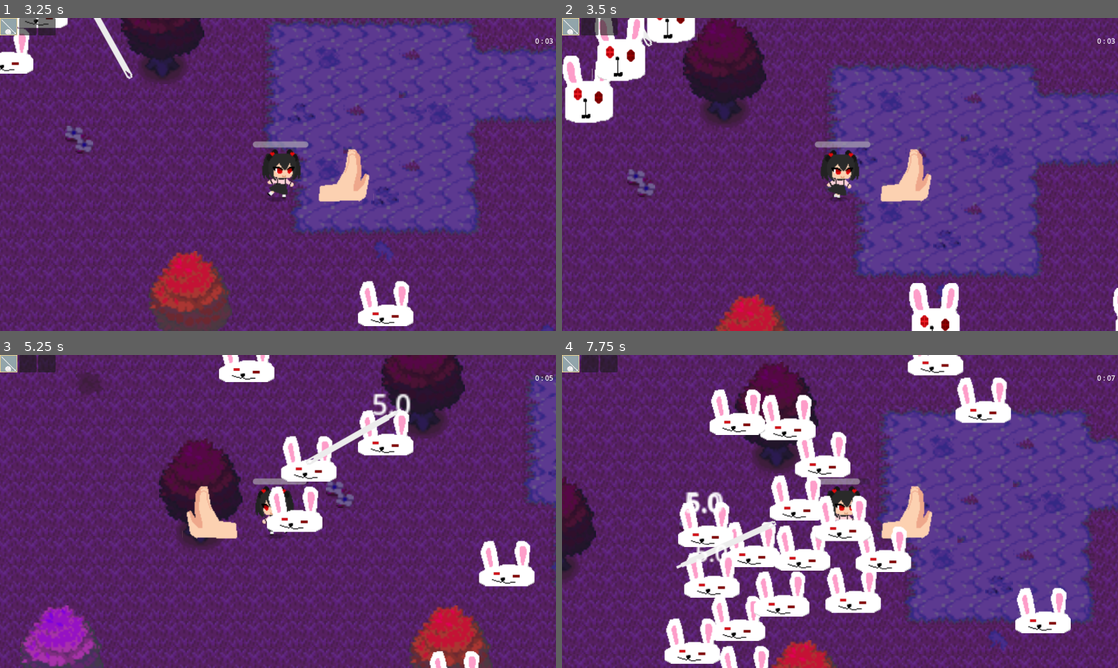
Above: before the commit, frames 1-4 (two rows, left to right).
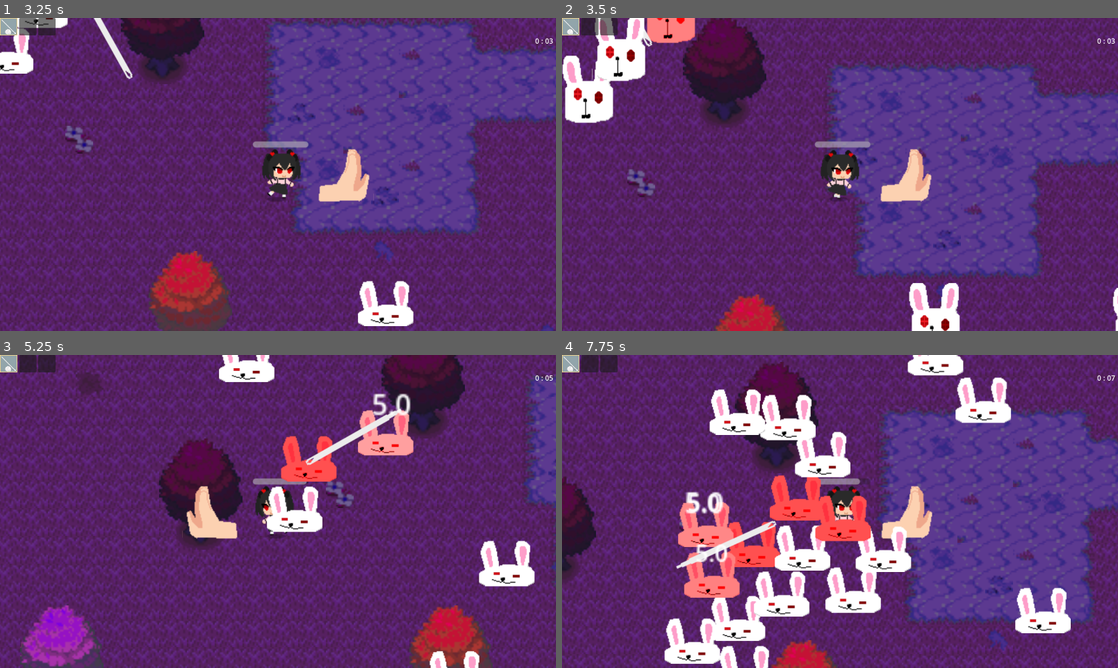
Above: after the commit, the same moments.

Repository: khli17/Plushie-Panic
Game: Godot game, scene res://game.tscn
Same seed, same stepped clock (60 frames per second), same inputs: the game is played once before the commit and once after it. The project has no main scene, so this scene is started directly.
Inputs:
- Up to frame 1 (3.25 s): hold D (move_right) 0.53-1.28 s; hold S (move_down) 1.28-2.03 s; hold D (move_right) 2.03-2.78 s; hold Up (move_up) from 2.78 s (still down)
- Up to frame 2 (3.5 s): keep holding Up (move_up)
- Up to frame 3 (5.25 s): release Up (move_up) at 3.53 s; hold Left (move_left) 3.53-5.03 s; hold S (move_down) from 5.03 s (still down)
- Up to frame 4 (7.75 s): release S (move_down) at 5.78 s; hold D (move_right) 5.78-6.53 s; hold Up (move_up) 6.53-7.28 s; hold D (move_right) from 7.28 s (still down)

Frame 1 is identical in both runs. In frame 2, 0.6% of the frame differs, in the area x 15-24%, y 0-8%; in frame 3, 2.0%; in frame 4, 4.7%, in the area x 20-56%, y 38-78%.

Commit message:
enemy hit effect!!

Diff:
--- a/plushie-panic/Enemies/bunny_enemy.gd
+++ b/plushie-panic/Enemies/bunny_enemy.gd
@@ -13,3 +13,9 @@
 		$BunnyAnimations.flip_h = true
 	elif velocity.x < 0:
 		$BunnyAnimations.flip_h = false
+
+#when enemy is hit, flashes red
+func apply_damage_flash():
+	var tween = get_tree().create_tween()
+	tween.tween_property($BunnyAnimations, "modulate", Color(3, 0.25, 0.25), 0.2)
+	tween.chain().tween_property($BunnyAnimations, "modulate", Color(1,1,1), 0.2)
--- a/plushie-panic/base_enemy.gd
+++ b/plushie-panic/base_enemy.gd
@@ -52,6 +52,7 @@
 #enemy takes damage
 func take_damage(amount):
 	health -= amount
+	apply_damage_flash()
 	damage_popup(amount)
 	if health == 0:
 		queue_free()
@@ -62,3 +63,6 @@
 	popup.text = str(amount)
 	popup.position = position + Vector2(-50,-25)
 	get_tree().current_scene.add_child(popup)
+
+func apply_damage_flash():
+	pass
